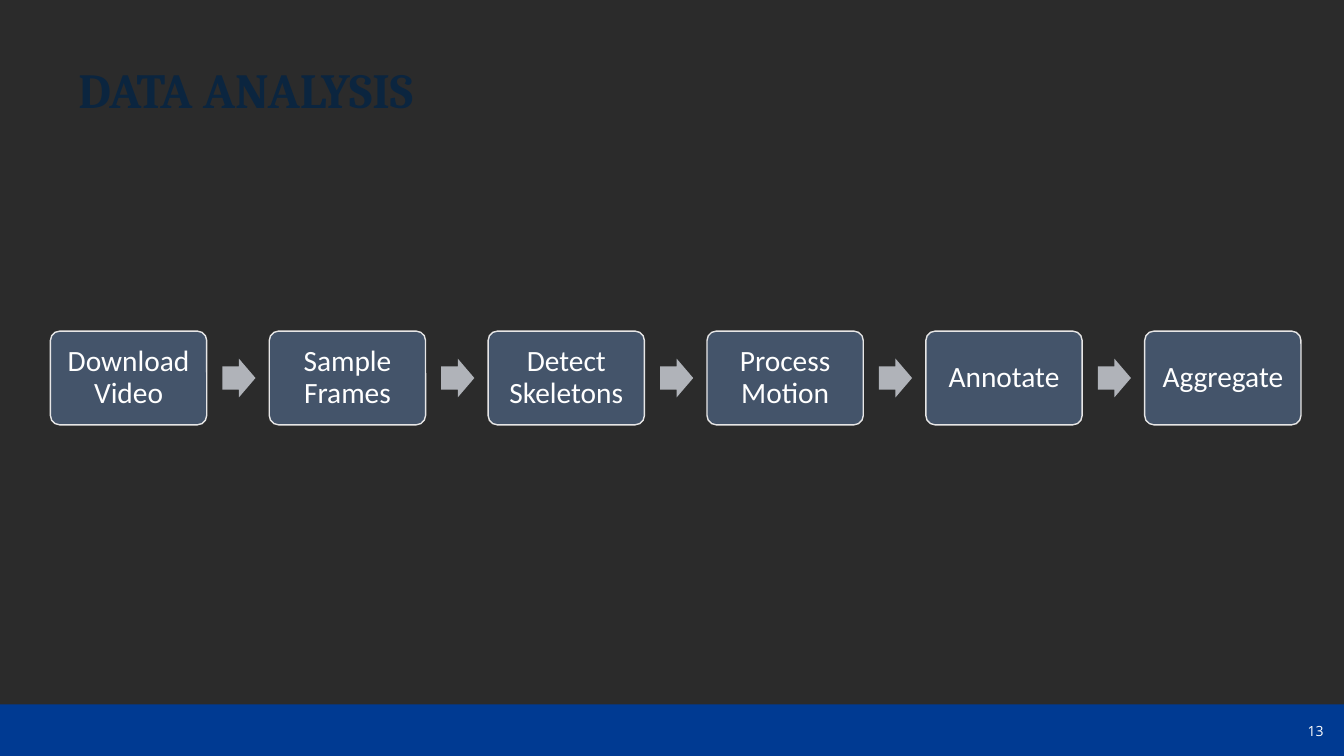
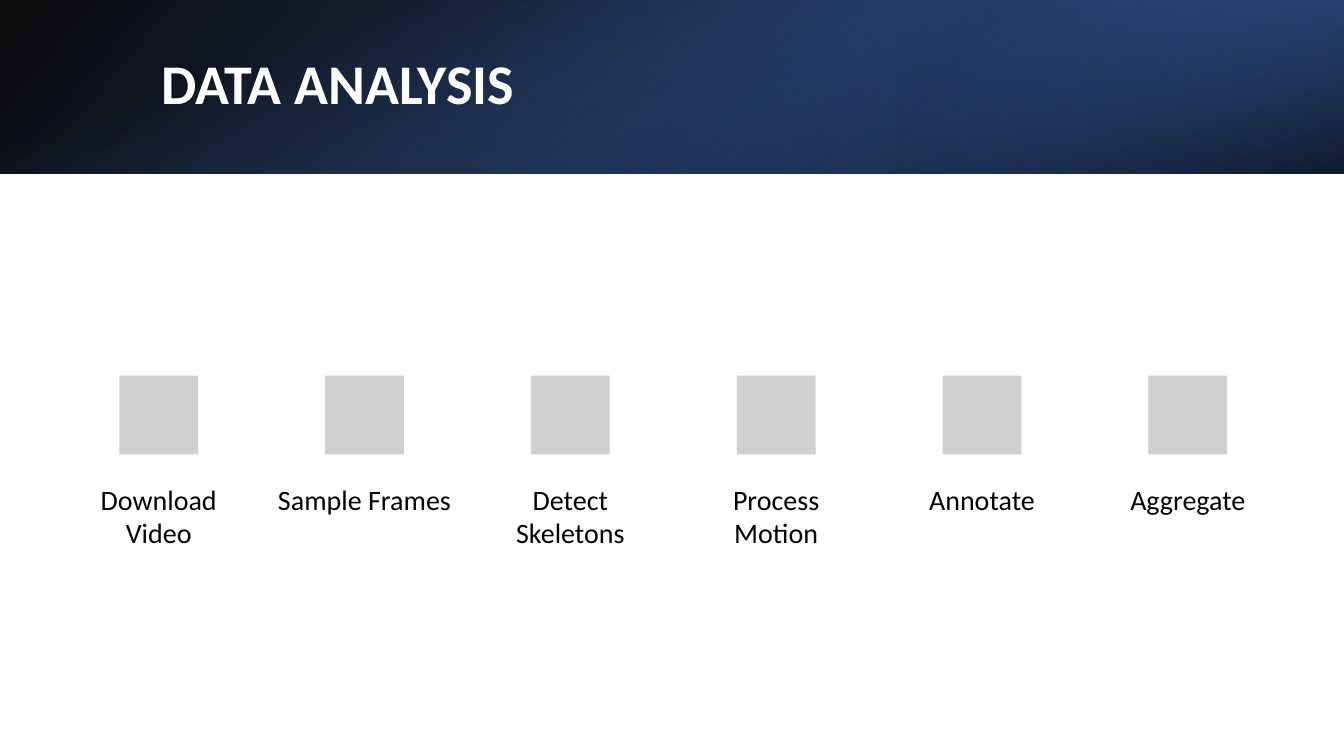
Before and after one commit to dr-natetorious/Dissertation, a slide deck: slide 13 of OralDefenseDeck.pptx. Drawn at 1344x756 pixels with LibreOffice and Linux fonts; fonts in the diff are those of the drawing; grey boxes stand for pictures; background and template pictures are left out; a plain dark background stands for a picture behind light text. Boxes give left, top, right and bottom in pixels: in the first picture for what was removed or moved away, otherwise in the second. Text is boxed around its words. In the diff, an @@ line names an element or a change of style, - is before the commit and + after.

```diff
--- a/OralDefenseDeck.pptx
+++ b/OralDefenseDeck.pptx
@@ background picture (left out) to #FFFFFF @@
@@ rectangle added at [0, 0, 1344, 756], fill #FFFFFF @@
@@ rectangle added at [0, 0, 1344, 173], fill gradient #000000 to #2F5597 @@
@@ rectangle added at [0, 1, 1343, 174], fill gradient #4472C4 to #000000 @@
@@ rectangle added at [896, 0, 1344, 173], fill gradient #203864 to #4472C4 @@
@@ text "DATA ANALYSIS": place and size @@
-text "DATA ANALYSIS" at [69, 54, 1300, 124]
+text "DATA ANALYSIS" at [161, 67, 513, 105]
@@ text "DATA ANALYSIS" at [161, 67, 513, 105]: size 35 to 40 pt, font Cambria to Calibri, text colour #0B253F to #FFFFFF; line spacing 1 to 0.9; more space between paragraphs; vertical alignment top to middle @@
@@ group removed at [50, 331, 1302, 424]: 6 rounded rectangles, 5 right arrows @@
@@ group added at [119, 376, 1227, 455]: 6 pictures @@
@@ text "Download Video": place and size @@
-text "Download Video" at [68, 350, 190, 403]
+text "Download Video" at [101, 490, 217, 543]
@@ text "Sample Frames": place and size @@
-text "Sample Frames" at [304, 350, 392, 403]
+text "Sample Frames" at [278, 490, 451, 515]
@@ text "Detect Skeletons": place and size @@
-text "Detect Skeletons" at [509, 352, 623, 403]
+text "Detect Skeletons" at [516, 492, 625, 544]
@@ text "Process Motion": place and size @@
-text "Process Motion" at [740, 352, 830, 403]
+text "Process Motion" at [733, 492, 819, 544]
@@ text "Annotate": place and size @@
-text "Annotate" at [949, 368, 1060, 387]
+text "Annotate" at [929, 492, 1035, 511]
@@ size 21 to 20 pt, text colour #FFFFFF to #000000; line spacing 0.9 to 1; vertical alignment middle to top in 6 elements at [516, 492, 625, 544], [733, 492, 819, 544], [278, 490, 451, 515], [929, 492, 1035, 511], [101, 490, 217, 543], [1130, 492, 1245, 515] @@
@@ text "Aggregate": place and size @@
-text "Aggregate" at [1163, 368, 1284, 392]
+text "Aggregate" at [1130, 492, 1245, 515]
@@ page number removed at [1308, 726, 1324, 736] @@
-13
```
Also in this commit, not shown: 4 other slides changed, 1 slide added, 1 slide removed, 1 other file.
